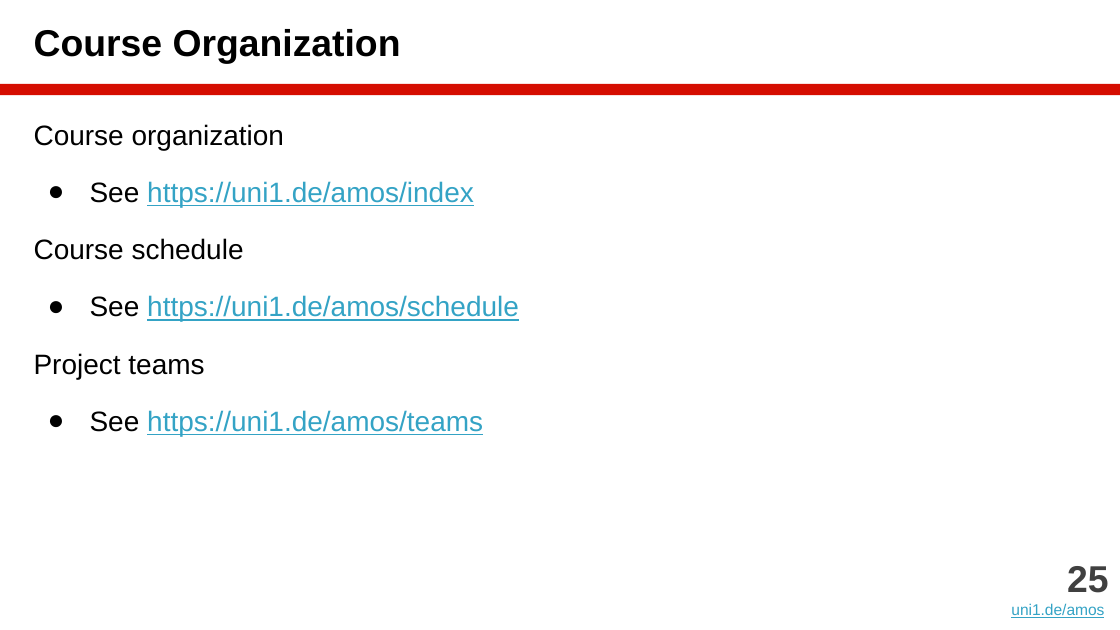
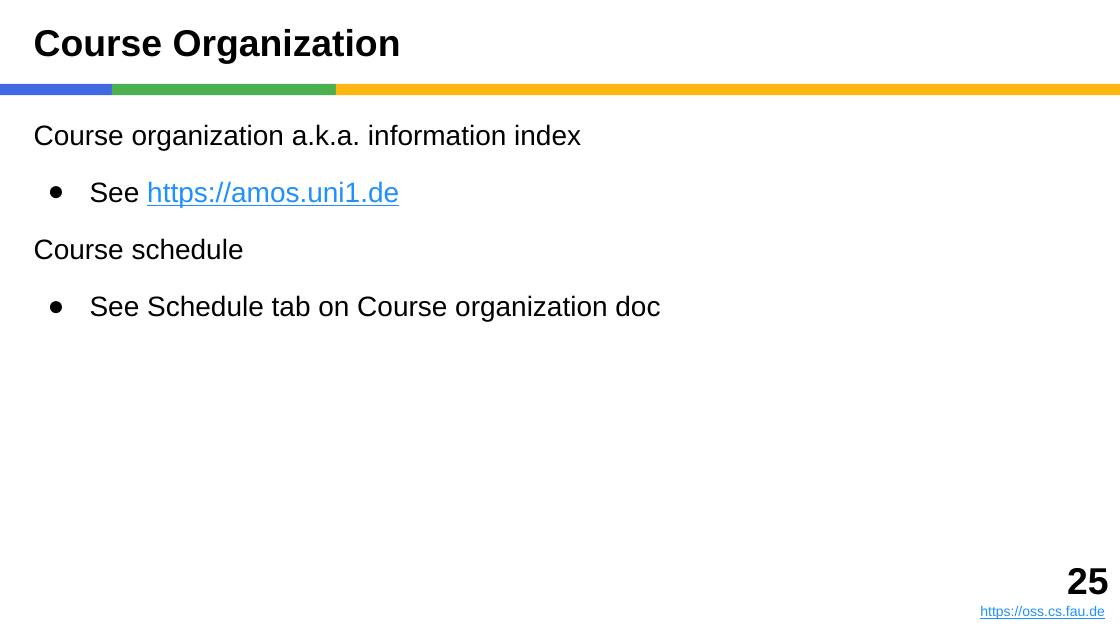
Before and after one commit to dirkriehle/amos-course, a slide deck: slide 25 of Lecture slides/AMOS A01 - Introduction.pptx. Drawn at 1120x630 pixels with LibreOffice and Linux fonts; fonts in the diff are those of the drawing. Boxes give left, top, right and bottom in pixels: in the first picture for what was removed or moved away, otherwise in the second. Text is boxed around its words. In the diff, an @@ line names an element or a change of style, - is before the commit and + after.

```diff
--- a/Lecture slides/AMOS A01 - Introduction.pptx
+++ b/Lecture slides/AMOS A01 - Introduction.pptx
@@ rectangle added at <box>0,84,112,95</box>, fill #4169E1 @@
@@ rectangle added at <box>112,84,336,95</box>, fill #4CAF50 @@
@@ rectangle: place and size @@
-rectangle at <box>0,84,1120,95</box>
+rectangle at <box>336,84,1120,95</box>
@@ rectangle at <box>336,84,1120,95</box>: fill #D50D01 to #FEB612 @@
@@ text at <box>34,124,581,207</box>: text changed; text colour #34A3C5 to #000000 @@
-Course organization
-● See https://uni1.de/amos/index
+Course organization a.k.a. information index
+● See https://amos.uni1.de
@@ text at <box>90,295,660,322</box>: text changed; text colour #34A3C5 to #000000 @@
-● See https://uni1.de/amos/schedule
-Project teams
-● See https://uni1.de/amos/teams
+● See Schedule tab on Course organization doc
@@ text: place and size @@
-text at <box>1011,566,1108,618</box>
+text at <box>980,568,1108,619</box>
@@ text at <box>1067,568,1108,595</box>: text colour #404040 to #000000 in "25" @@
@@ text at <box>980,606,1105,619</box>: text changed; size 10 to 9 pt; text colour #34A3C5 to #1E90FF @@
-uni1.de/amos
+https://oss.cs.fau.de
```
Also in this commit, not shown: 26 other slides changed, 2 slides added, 2 slides removed, 6 other files.
